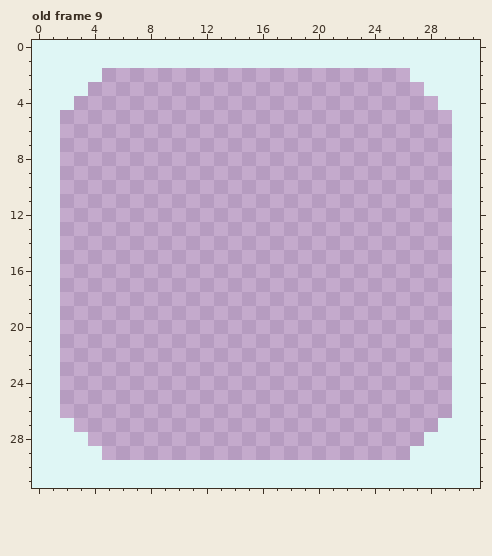
Pixel-art file -- design/timer.ase. Above: the version before the commit.
32x32 pixels, 12 frames. Shown: old frame 9. The commit also changed other frames, which this record leaves out.
The same view after the edit:
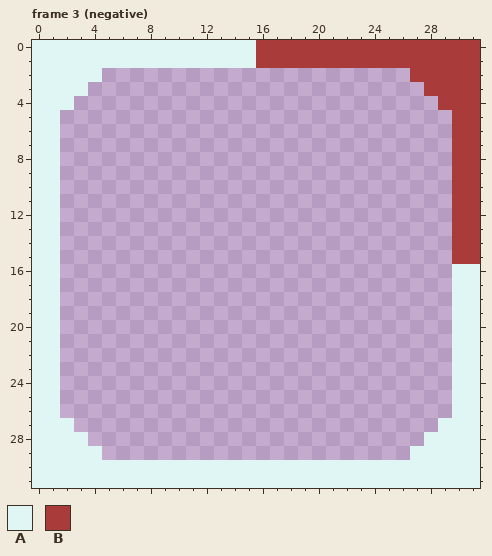
Palette (. is transparent): A #dff6f5  B #a93b3b
A new or re-ordered frame is compared with the old frame closest to it.
Diff:
frames 12 -> 21
Changed rows in their new state; - is an unchanged pixel.
Frame 3 (negative) is new; against old frame 9, layer "Layer 2":
first column x 16:
 0 BBBBBBBBBBBBBBBB
 1 BBBBBBBBBBBBBBBB
 2 -----------BBBBB
 3 ------------BBBB
 4 -------------BBB
 5 --------------BB
 6 --------------BB
 7 --------------BB
 8 --------------BB
 9 --------------BB
10 --------------BB
11 --------------BB
12 --------------BB
13 --------------BB
14 --------------BB
15 --------------BB
Pixel boxes of the changes (left, top, right, bottom) in both pictures:
changed: (256, 40, 480, 264)
